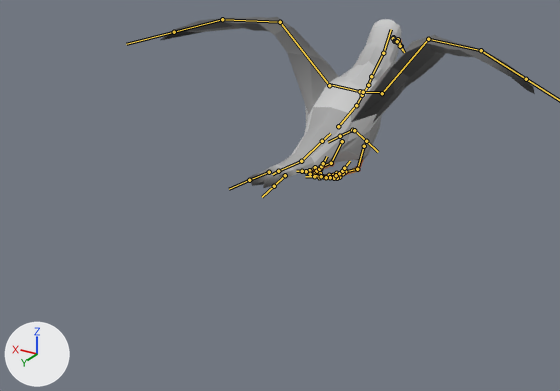
Two versions of the FBX model Assets/FBX/Models/NPCs/Animals/cajka.fbx, one commit apart.
One viewpoint serves both versions: a 50 mm camera at (-2.293, 0.689, 0.242) aimed at (-1.973, 0.156, -0.025). Arrows for +X, +Y and +Z are at lower left; the lights stay in place. Both versions are drawn at frame 124 of the action 'metarig|circle fly'; the numbers are the values there. The bones that bend it are drawn over the model as lines.

Objects in the first picture: 'cajka'.
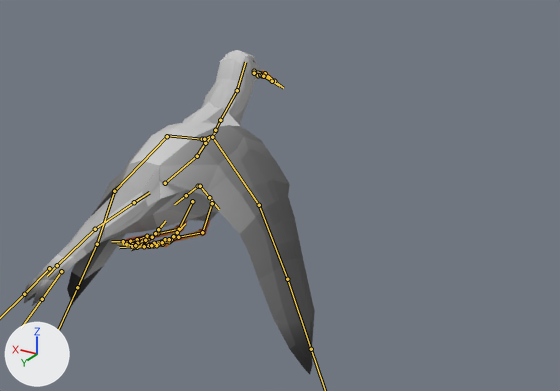
Boxes (x1, y1, x2, y2) around the edits, measured in the pictures (560 x 391 px):
'cajka', posed (22% narrower, 89% taller)
    before: (161, 17, 535, 188)
    after: (24, 50, 315, 374)
bone 'spine.003', root to tip
    before: (322, 141) to (330, 133)
    after: (134, 202) to (149, 192)
bone 'spine.001', root to tip
    before: (301, 161) to (278, 171)
    after: (95, 229) to (57, 265)
bone 'Wing.L', root to tip
    before: (329, 85) to (280, 22)
    after: (167, 136) to (114, 191)
bone 'Wing.001.L', root to tip
    before: (280, 22) to (222, 19)
    after: (114, 191) to (97, 244)
bone 'Wing.002.L', root to tip
    before: (222, 19) to (174, 32)
    after: (97, 244) to (77, 287)
bone 'Wing.R', root to tip
    before: (382, 93) to (428, 39)
    after: (212, 137) to (259, 205)
bone 'Wing.001.R', root to tip
    before: (428, 39) to (481, 50)
    after: (259, 205) to (287, 279)
bone 'Wing.002.R', root to tip
    before: (481, 50) to (526, 79)
    after: (287, 279) to (311, 349)
bone 'pelvis.L', root to tip
    before: (352, 130) to (340, 136)
    after: (198, 186) to (186, 195)
bone 'pelvis.R', root to tip
    before: (354, 130) to (366, 141)
    after: (200, 186) to (209, 197)

The edits, one by one:
Bone 'spine.003' (bone_spine_003) moves from (-1.9769, -0.0508, 0.0703) to (-1.9208, -0.2457, 0.0379).
Bone 'spine.003' (bone_spine_003) turns from (0, 0, 1) to (-1, -14, 9) degrees about its own x, y and z.
Bone 'spine.001' (bone_spine_001) turns from (18, 0, 0) to (-9, 0, 0) degrees about its own x, y and z.
Bone 'Wing.L' (bone_wing_l) turns from (-57, -15, -25) to (28, -17, -32) degrees about its own x, y and z.
Bone 'Wing.001.L' (bone_wing_001_l) turns from (53, 12, 9) to (25, 13, 6) degrees about its own x, y and z.
Bone 'Wing.002.L' (bone_wing_002_l) turns from (13, 1, 2) to (-5, -1, -1) degrees about its own x, y and z.
Bone 'Wing.R' (bone_wing_r) turns from (-57, 15, 25) to (28, 17, 32) degrees about its own x, y and z.
Bone 'Wing.001.R' (bone_wing_001_r) turns from (53, -12, -9) to (25, -13, -6) degrees about its own x, y and z.
Bone 'Wing.002.R' (bone_wing_002_r) turns from (13, -1, -2) to (-5, 1, 1) degrees about its own x, y and z.
Bone 'pelvis.L' (bone_pelvis_l) turns from (1, 4, 3) to (8, 23, 17) degrees about its own x, y and z.
Bone 'pelvis.R' (bone_pelvis_r) turns from (1, -4, -3) to (8, -23, -17) degrees about its own x, y and z.
